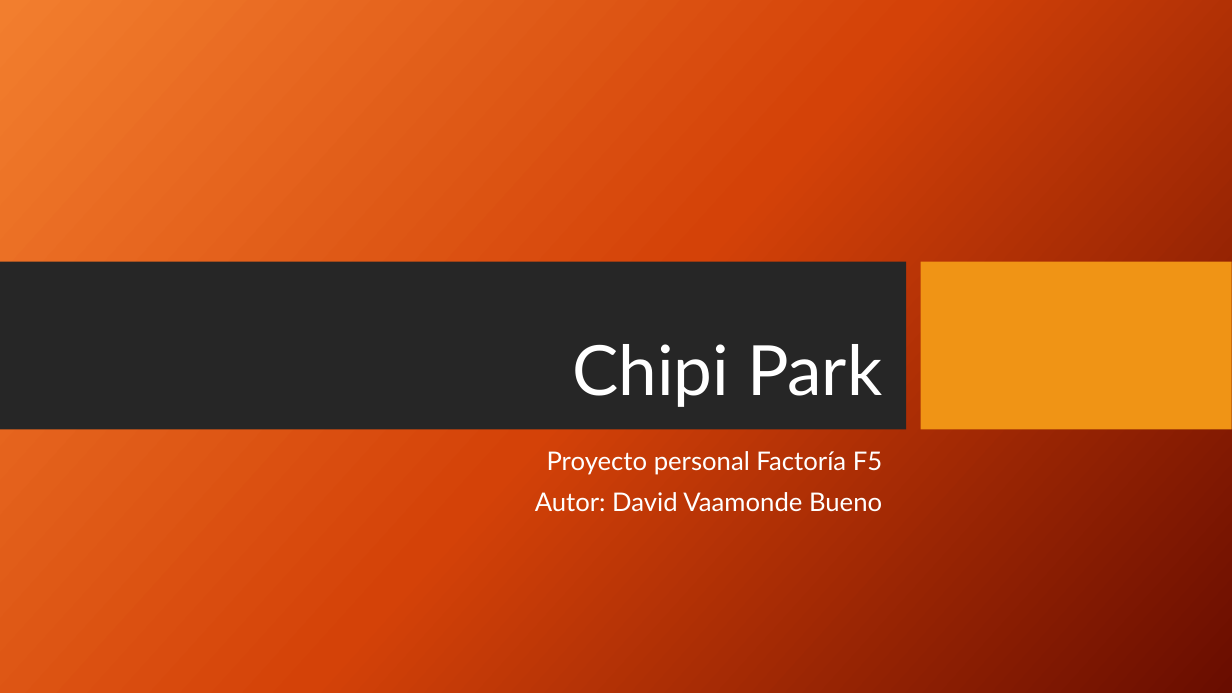
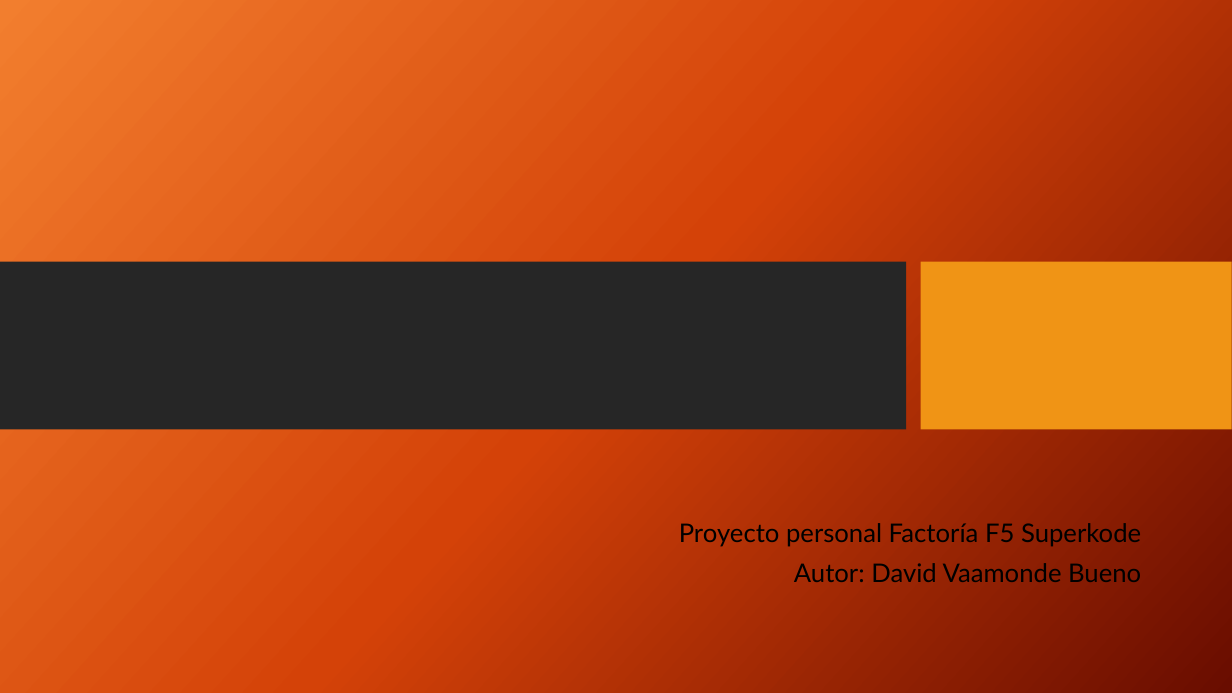
Before and after one commit to DavidLapi/Chipi-Park, a slide deck: slide 1 of Documentation/Chipi Park.pptx. Drawn at 1232x693 pixels with LibreOffice and Linux fonts; fonts in the diff are those of the drawing; background and template pictures are left out. Boxes give left, top, right and bottom in pixels: in the first picture for what was removed or moved away, otherwise in the second. Text is boxed around its words. In the diff, an @@ line names an element or a change of style, - is before the commit and + after.

```diff
--- a/Documentation/Chipi Park.pptx
+++ b/Documentation/Chipi Park.pptx
@@ title removed at [572, 344, 882, 407] @@
-Chipi Park
@@ subtitle "Proyecto personal Factoría F5 Superkode": place and size @@
-subtitle "Proyecto personal Factoría F5 Superkode" at [535, 451, 882, 512]
+subtitle "Proyecto personal Factoría F5 Superkode" at [679, 523, 1141, 582]
@@ subtitle at [679, 523, 1141, 547]: text changed; text colour #FFFFFF to #000000 @@
-Proyecto personal Factoría F5
+Proyecto personal Factoría F5 Superkode
@@ subtitle at [794, 563, 1141, 582]: text colour #FFFFFF to #000000 in "Autor: David Vaamonde Bueno" @@
```
Also in this commit, not shown: 27 slides added, 1 slide removed, 6 other files.
